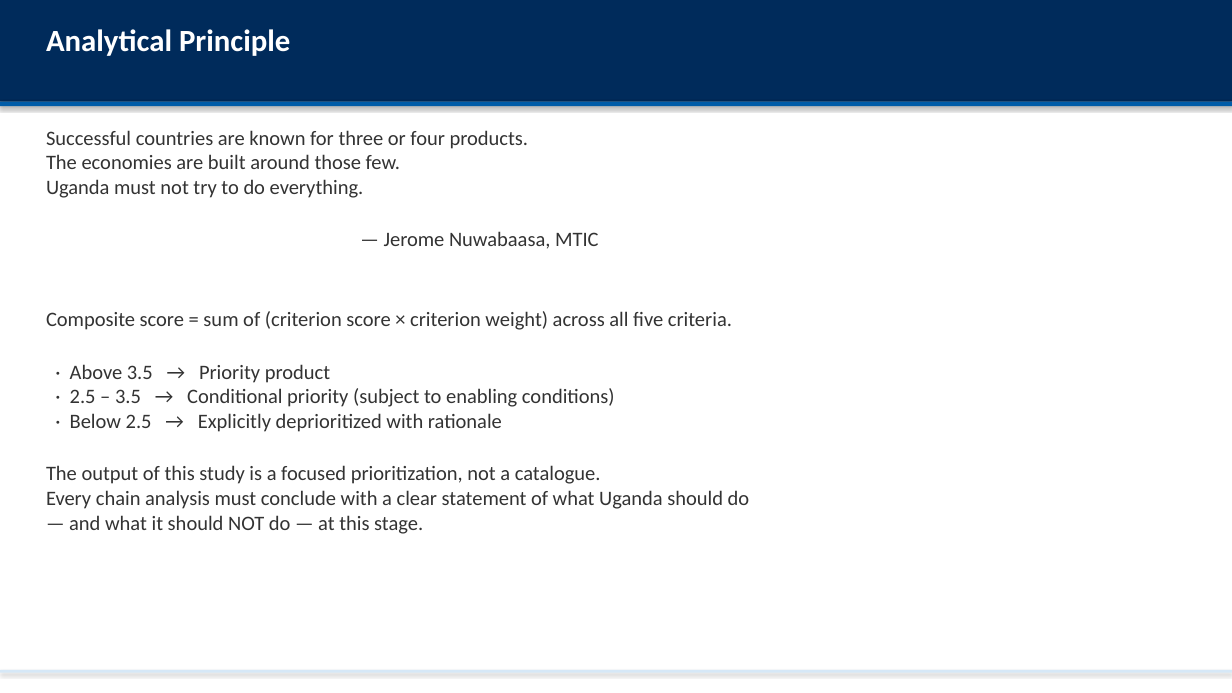
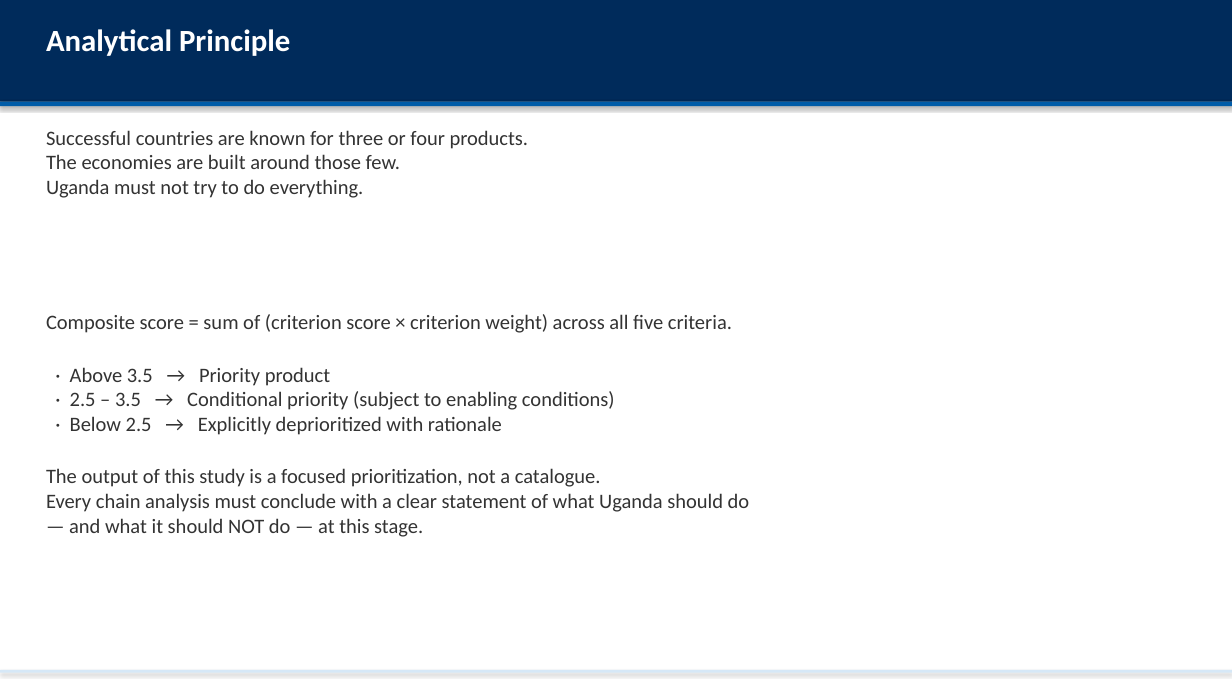
Before and after one commit to MTIC-Uganda/industrial_diagnostic_study, a slide deck: slide 19 of report/inception-report-1.pptx. Drawn at 1232x693 pixels with LibreOffice and Linux fonts; fonts in the diff are those of the drawing. Boxes give left, top, right and bottom in pixels: in the first picture for what was removed or moved away, otherwise in the second. Text is boxed around its words. In the diff, an @@ line names an element or a change of style, - is before the commit and + after.

```diff
--- a/report/inception-report-1.pptx
+++ b/report/inception-report-1.pptx
@@ text at [384,231,599,249]: paragraph removed @@
-— Jerome Nuwabaasa, MTIC
```
Also in this commit, not shown: 1 other slide changed, 6 other files.
